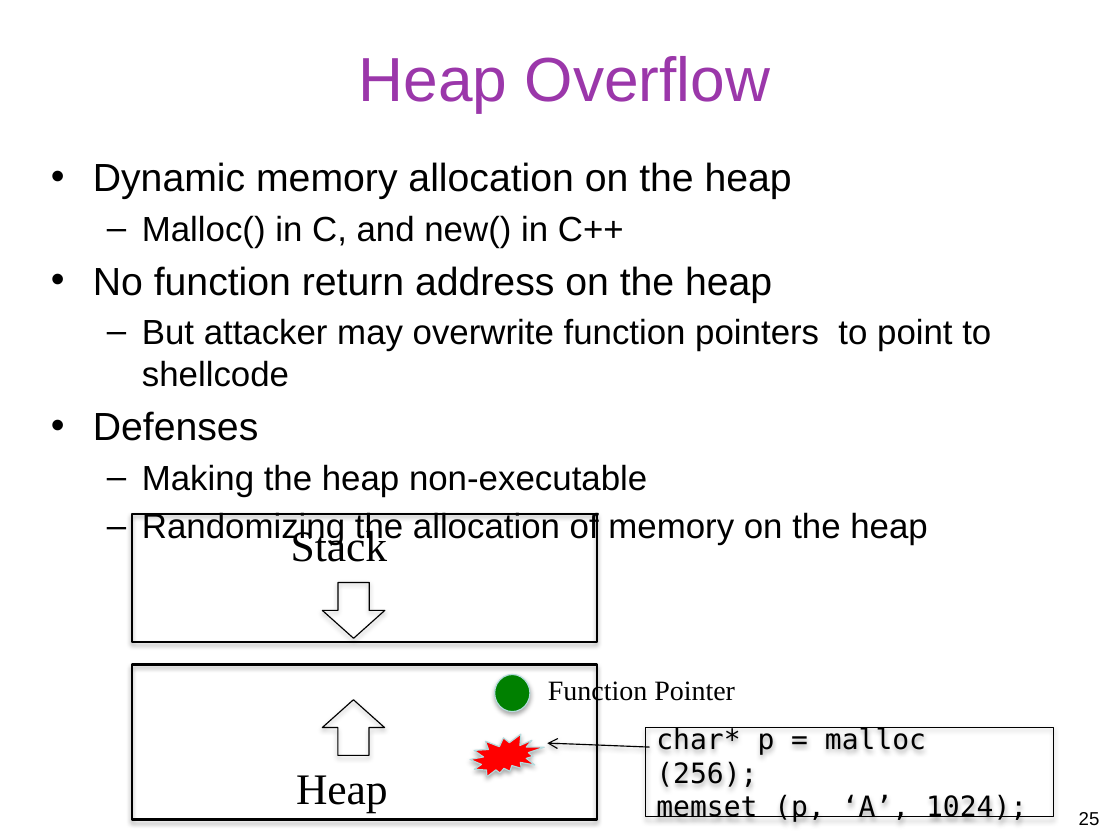
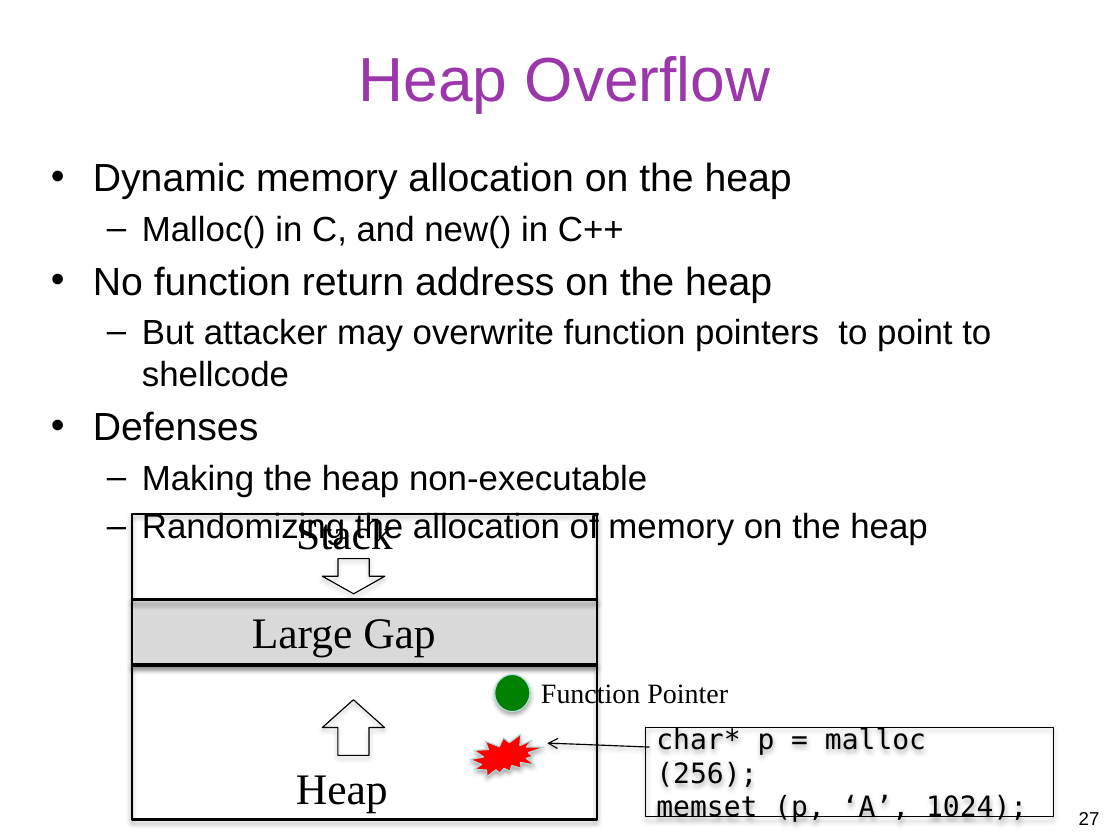
Before and after one commit to gulaoshi/gu.github.io, a slide deck: slide 27 of InfoSec/PPTs/L11-CH10-Buffer Overflow.pptx (slide 25 before the commit). Drawn at 1120x840 pixels with LibreOffice and Linux fonts; fonts in the diff are those of the drawing. Boxes give left, top, right and bottom in pixels: in the first picture for what was removed or moved away, otherwise in the second. Text is boxed around its words. In the diff, an @@ line names an element or a change of style, - is before the commit and + after.

```diff
--- a/InfoSec/PPTs/L11-CH10-Buffer Overflow.pptx
+++ b/InfoSec/PPTs/L11-CH10-Buffer Overflow.pptx
@@ text "Stack" moved from (x1=291, y1=527, x2=388, y2=562) to (x1=296, y1=515, x2=393, y2=550) @@
@@ rectangle resized from (x1=132, y1=514, x2=597, y2=642) to (x1=132, y1=514, x2=597, y2=600) @@
@@ up arrow resized from (x1=323, y1=582, x2=385, y2=638) to (x1=323, y1=559, x2=385, y2=594) @@
@@ rectangle added at (x1=132, y1=599, x2=597, y2=665), fill #D9D9D9, outline #000000 1.5 pt @@
@@ text added at (x1=252, y1=619, x2=435, y2=656), 28 pt, text #000000 @@
+Large Gap
@@ text "Function Pointer" moved from (x1=548, y1=678, x2=735, y2=705) to (x1=541, y1=682, x2=728, y2=709) @@
@@ page number at (x1=1079, y1=812, x2=1100, y2=825): text changed @@
-25
+27
```
Also in this commit, not shown: 4 other slides changed, 3 slides added, 1 slide removed, 24 other files.
